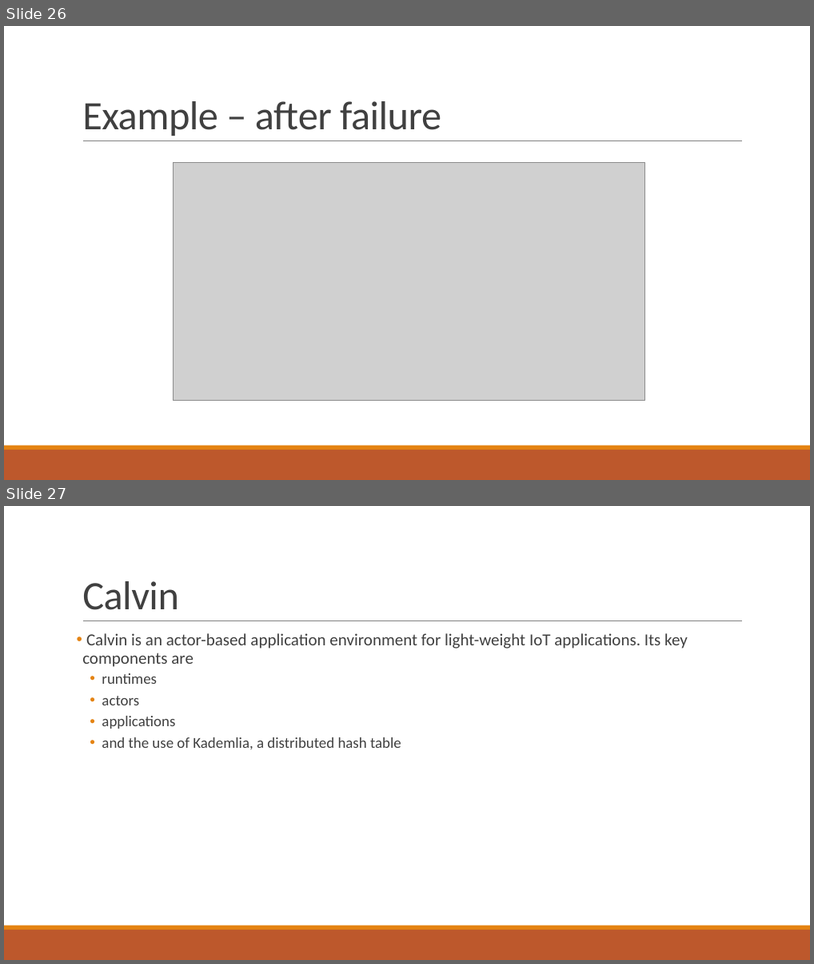
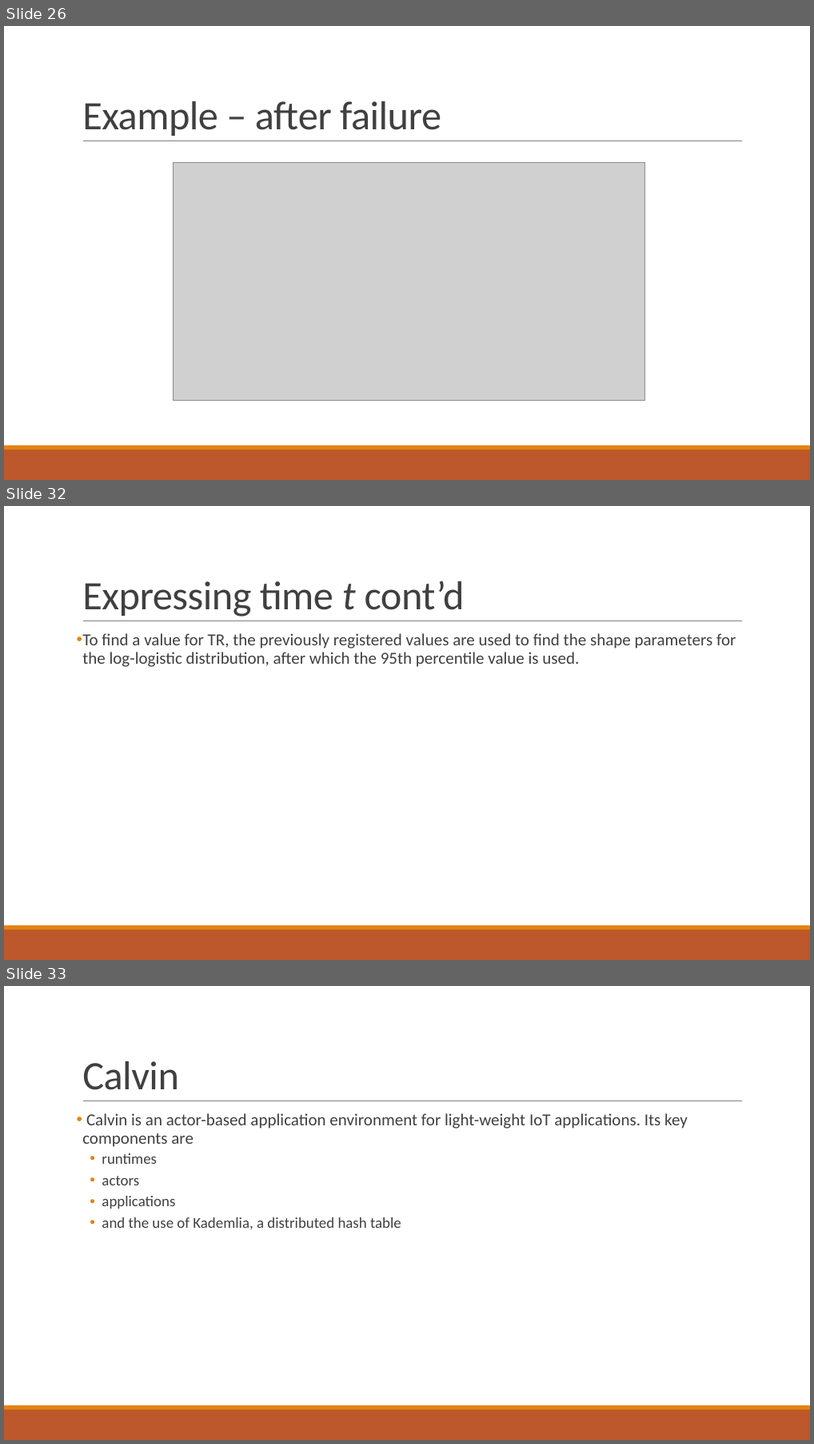
Before and after one commit to PStahl/master_thesis, a slide deck: presentation/presentation.pptx. Shown one above the other, each under a label of ours: slides 26 and 27 before the commit, slides 26, 32 and 33 after it; the slides between them are not shown. The pictures are 814x964 and 814x1444 pixels, drawn with LibreOffice and Linux fonts; fonts in the diff are those of the drawing; grey boxes stand for pictures. Boxes give left, top, right and bottom in pixels: in the first picture for what was removed or moved away, otherwise in the second. Text is boxed around its words. In the diff, an @@ line names an element or a change of style, - is before the commit and + after.

```diff
--- a/presentation/presentation.pptx
+++ b/presentation/presentation.pptx
@@ slide 32 added at bbox=[4, 506, 810, 960], background #FFFFFF; not listed: 3 template elements that a slide beside it also shows @@
@@ title added at bbox=[82, 580, 465, 616], 48 pt, text #404040 @@
+Expressing time t cont’d
@@ text added at bbox=[82, 633, 736, 667], 20 pt, text #404040 @@
+• To find a value for TR, the previously registered values are used to find the shape parameters for the log-logistic distribution, after which the 95th percentile value is used.
@@ what was slide 27 is now slide 33 @@
```
Also in this commit, not shown: 8 slides changed, 5 other slides added.
